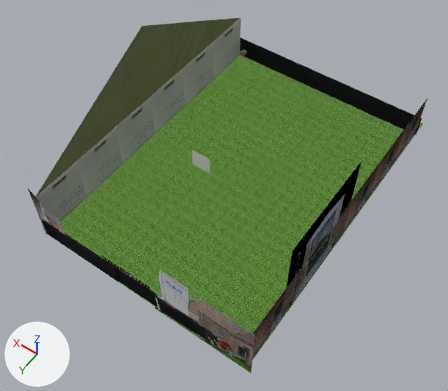
The Blender file Blender/garden.blend, before and after one commit.
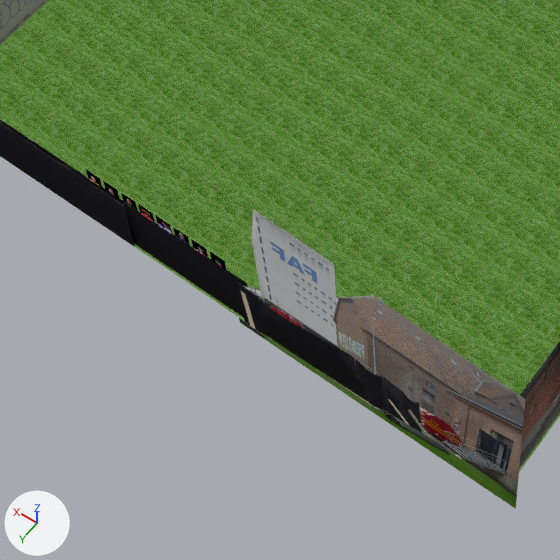
The first picture shows the older version from a 50 mm lens placed at (-38.0, 50.7, 85.4), pointed at (-1.3, -0.6, 4.8). The close-ups show both versions on the part from 16% to 60% of the width and 50% to 100% of the height of that picture; other places that the commit changed are outside them. Lighting does not change. The marker at lower left points along +X, +Y and +Z.

In view in the first close-up: 'Dok-01', 'FAF', 'Grass', 'RearWall', 'Store-06', 'StoreBack'.
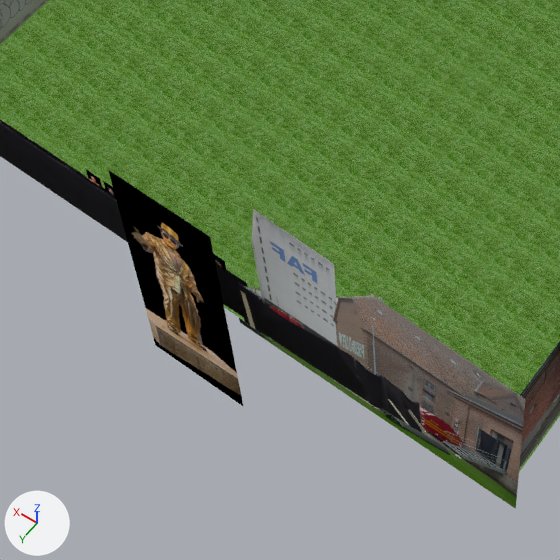
Edits to the scene script, one JSON object a line:
```json
{"op": "add", "block": "img_goldenmime_png", "code": ["img_goldenmime_png = load_image('GoldenMime.png', '../Garden App/src/static/GoldenMime.png', 621, 402, 'sRGB')"]}
{"op": "add", "block": "mat_material_024", "code": ["mat_material_024 = diffuse_material('Material.024')", "mat_material_024.texture = img_goldenmime_png", "mat_material_024.roughness = 0.5"]}
{"op": "add", "block": "me_plane_040", "code": ["me_plane_040 = bpy.data.meshes.new('Plane.040')", "me_plane_040.from_pydata(...)  # 4 vertices, 1 face; spans x -1.5..0.3, y -1.41..1.09, z 0.0", "me_plane_040.materials.append(mat_material_024)  # picture img_goldenmime_png"]}
{"op": "add", "block": "ob_goldenmime", "code": ["ob_goldenmime = bpy.data.objects.new('GoldenMime', me_plane_040)", "ob_goldenmime.location = (0.06, 22.74, 6.32)", "ob_goldenmime.rotation_euler = (1.571, 0.0, 0.0)  # degrees (90, 0, 0)", "ob_goldenmime.scale = (3.49, 7.13, 3.49)"]}
```

Boxes (x1, y1, x2, y2) around the edits, measured in the close-ups (560 x 560 px):
```json
{"object": "GoldenMime", "change": "added", "after": [108, 170, 244, 407]}
{"object": "RearWall", "change": "unchanged, covered by the edit", "before": [0, 120, 248, 317], "after": [0, 120, 248, 317]}
```
